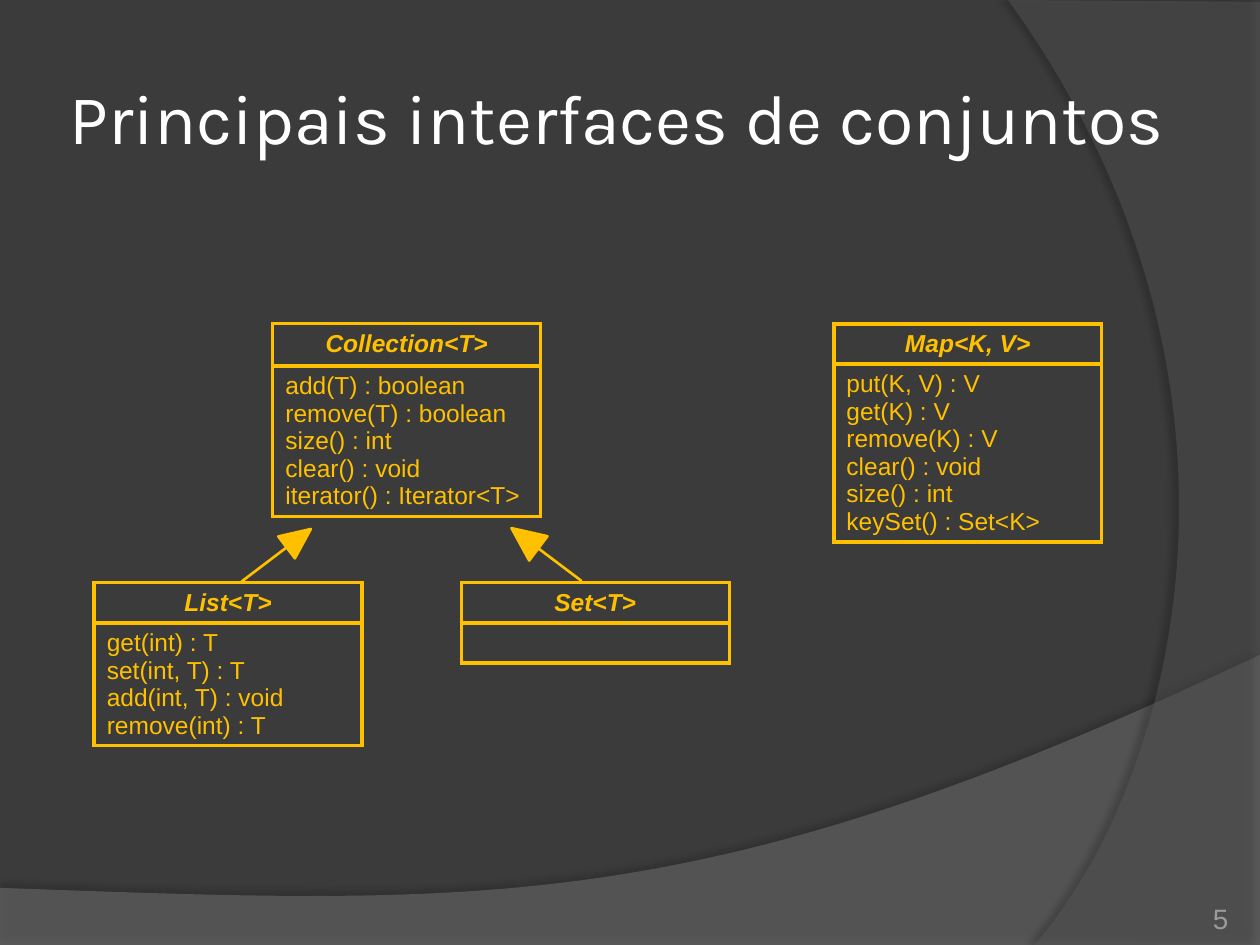
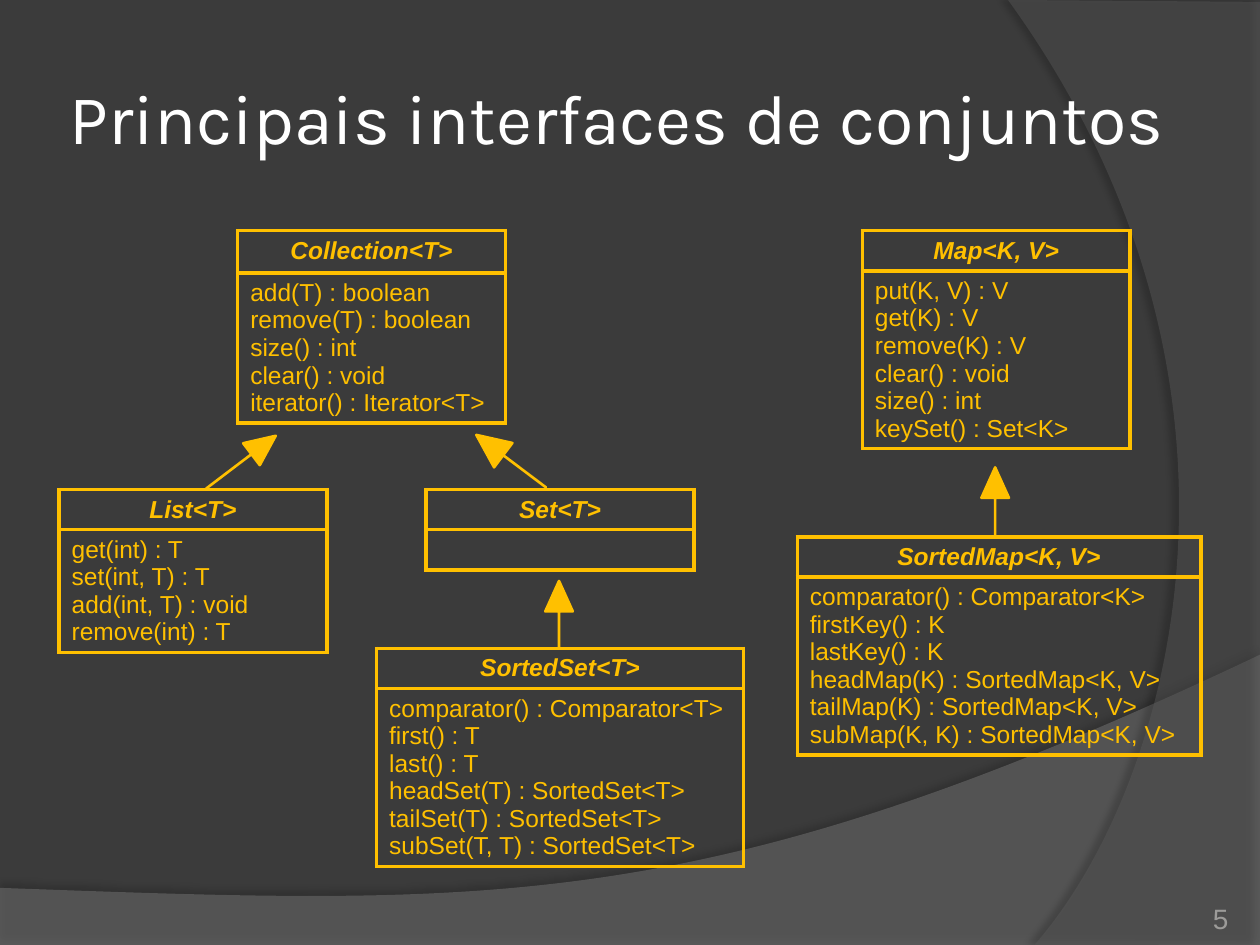
Before and after one commit to duchesqui/slzvieira-training, a slide deck: slide 5 of 2-Java-Programmer-Modulo-II/10.Capitulo04.pptx. Drawn at 1260x945 pixels with LibreOffice and Linux fonts; fonts in the diff are those of the drawing. Boxes give left, top, right and bottom in pixels: in the first picture for what was removed or moved away, otherwise in the second. Text is boxed around its words. In the diff, an @@ line names an element or a change of style, - is before the commit and + after.

```diff
--- a/2-Java-Programmer-Modulo-II/10.Capitulo04.pptx
+++ b/2-Java-Programmer-Modulo-II/10.Capitulo04.pptx
@@ table moved from (x1=834, y1=324, x2=1102, y2=554) to (x1=862, y1=231, x2=1130, y2=461) @@
@@ 3 tables, 2 right arrows moved together from (x1=94, y1=324, x2=730, y2=756) to (x1=59, y1=231, x2=694, y2=663) @@
@@ right arrow added at (x1=981, y1=468, x2=1009, y2=535), fill #FFC000, outline #FFC000 1.5 pt @@
@@ table added at (x1=798, y1=537, x2=1201, y2=767), 2 rows, 1 columns @@
+SortedMap<K, V>
+comparator() : Comparator<K> / firstKey() : K / lastKey() : K / headMap(K) : SortedMap<K, V> / tailMap(K) : SortedMap<K, V> / subMap(K, K) : SortedMap<K, V>
@@ right arrow added at (x1=545, y1=581, x2=573, y2=648), fill #FFC000, outline #FFC000 1.5 pt @@
@@ table added at (x1=377, y1=649, x2=743, y2=879), 2 rows, 1 columns @@
+SortedSet<T>
+comparator() : Comparator<T> / first() : T / last() : T / headSet(T) : SortedSet<T> / tailSet(T) : SortedSet<T> / subSet(T, T) : SortedSet<T>
```
Also in this commit, not shown: 5 other slides changed, 7 slides added, 32 other files.
